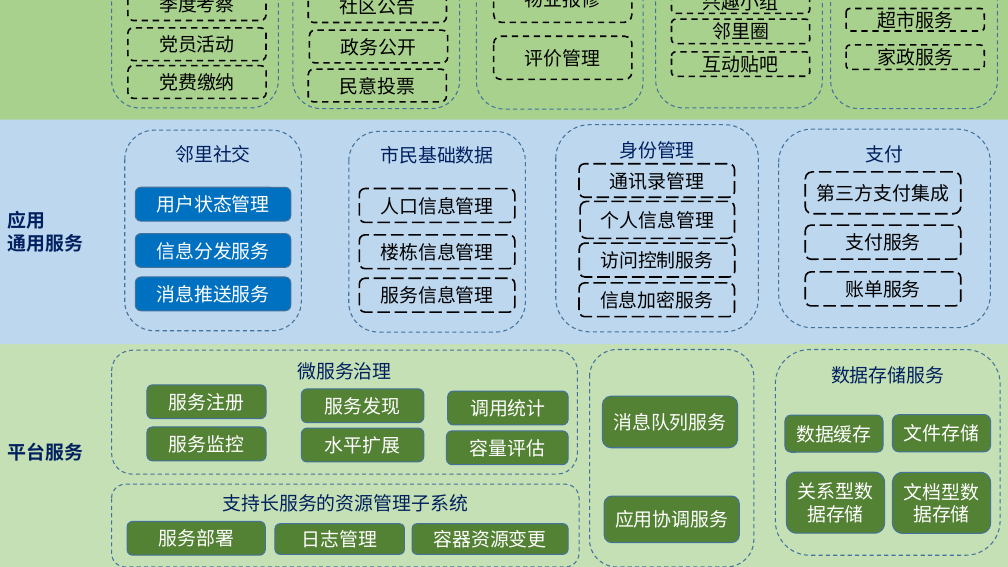
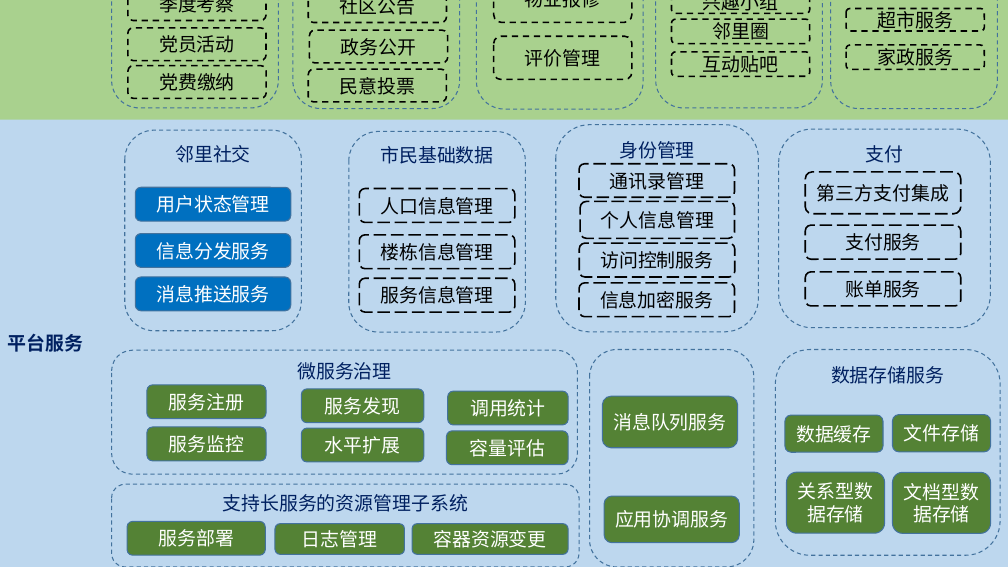
Before and after one commit to huiyi-learning/Dissertation, a slide deck: slide 17 of Diploma paper/Figures.pptx. Drawn at 1008x567 pixels with LibreOffice and Linux fonts; fonts in the diff are those of the drawing. Boxes give left, top, right and bottom in pixels: in the first picture for what was removed or moved away, otherwise in the second. Text is boxed around its words. In the diff, an @@ line names an element or a change of style, - is before the commit and + after.

```diff
--- a/Diploma paper/Figures.pptx
+++ b/Diploma paper/Figures.pptx
@@ rectangle "平台服务": place and size @@
-rectangle "平台服务" at bbox=[0, 119, 1008, 344]
+rectangle "平台服务" at bbox=[0, 119, 1008, 567]
@@ text in rectangle at bbox=[7, 334, 83, 352]: text changed @@
-应用
-通用服务
+平台服务
@@ text removed at bbox=[7, 443, 83, 461] @@
-平台服务
```
Also in this commit, not shown: 6 slides added, 23 other files.
